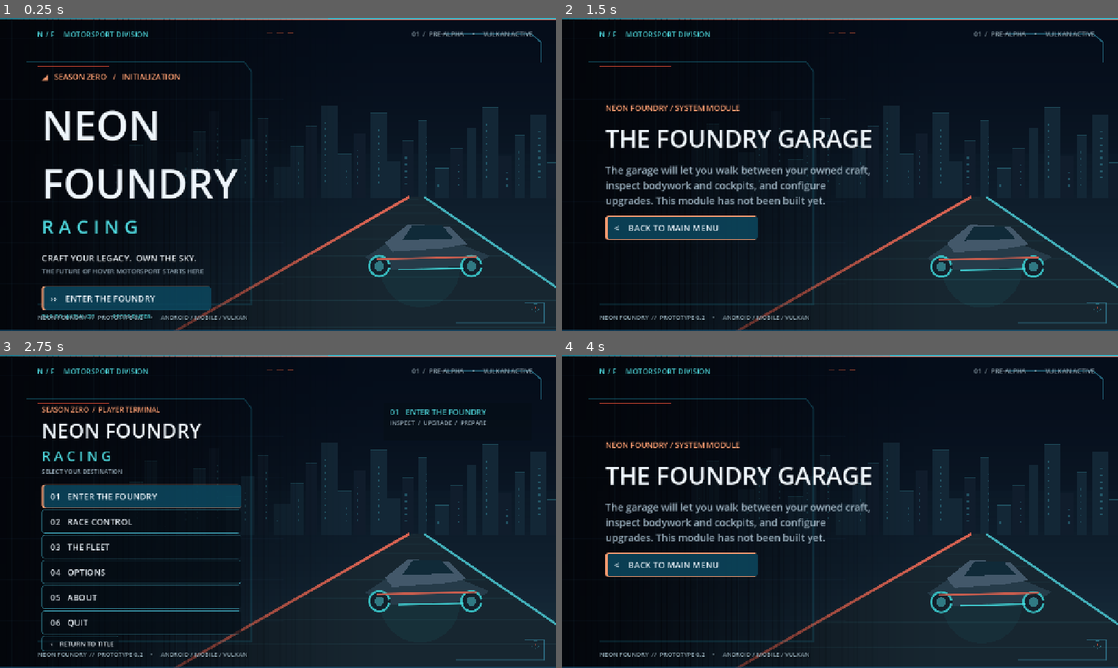
Above: before the commit, frames 1-4 (two rows, left to right).
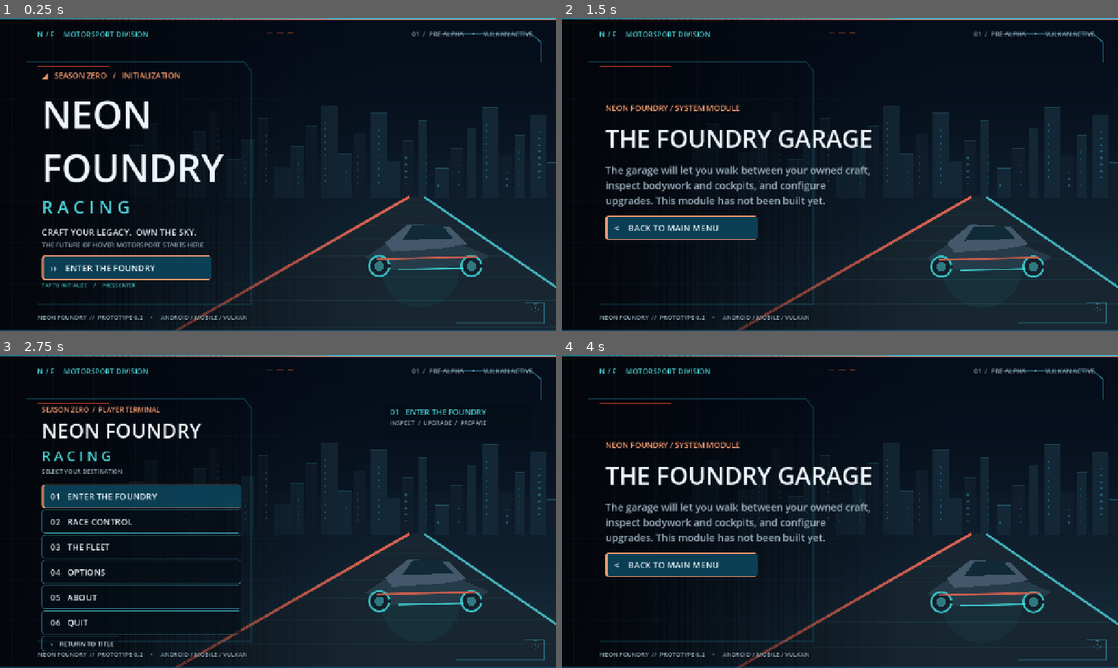
Above: after the commit, the same moments.

Repository: tpylman90-ctrl/NeonFoundry-Racing
Game: Godot game, scene res://scenes/title_menu.tscn
Same seed, same stepped clock (60 frames per second), same inputs: the game is played once before the commit and once after it.
Inputs (mouse positions are in pixels of both pictures, inside the frame that each line leads up to):
- Up to frame 1 (0.25 s): no input
- Up to frame 2 (1.5 s): click "›› ENTER THE FOUNDRY" at 0.5 s; click "01 ENTER THE FOUNDRY" at 1.25 s
- Up to frame 3 (2.75 s): click "< BACK TO MAIN MENU" at 2 s
- Up to frame 4 (4 s): click "01 ENTER THE FOUNDRY" at 2.75 s; tap Enter at 3.5, 3.6 s; move the mouse to (962, 495) at 3.52 s; tap Space at 3.77 s

The runs differ from the first frame. In frame 1, 10% of the frame differs, in the area x 7-43%, y 17-96%; in frame 2, less than 0.1%; in frame 3, less than 0.1%; in frame 4, less than 0.1%.

Commit message:
fix(menu): restore breathing room around title action and bottom telemetry footer

Diff:
--- a/game/scripts/title_menu.gd
+++ b/game/scripts/title_menu.gd
@@ -139,29 +139,29 @@
 	anywhere.pressed.connect(show_main_menu)
 	_title_page.add_child(anywhere)
 
-	var col := _column(0.075, 0.17, 0.59, 0.84, 5)
+	var col := _column(0.075, 0.165, 0.59, 0.815, 4)
 	_title_page.add_child(col)
 	col.add_child(_label("◢   SEASON ZERO   /   INITIALIZATION", 18, AMBER, true))
 	var gap := Control.new()
-	gap.custom_minimum_size.y = 22.0
+	gap.custom_minimum_size.y = 8.0
 	col.add_child(gap)
-	col.add_child(_label("NEON", 94, PALE, true))
-	col.add_child(_label("FOUNDRY", 94, PALE, true))
-	col.add_child(_label("R A C I N G", 44, CYAN, true))
+	col.add_child(_label("NEON", 87, PALE, true))
+	col.add_child(_label("FOUNDRY", 87, PALE, true))
+	col.add_child(_label("R A C I N G", 40, CYAN, true))
 	var spacer := Control.new()
-	spacer.custom_minimum_size.y = 19.0
+	spacer.custom_minimum_size.y = 8.0
 	col.add_child(spacer)
 	col.add_child(_label("CRAFT YOUR LEGACY.  OWN THE SKY.", 20, PALE, true))
 	col.add_child(_label("THE FUTURE OF HOVER MOTORSPORT STARTS HERE", 15, MUTED))
 	var spacer2 := Control.new()
-	spacer2.custom_minimum_size.y = 14
+	spacer2.custom_minimum_size.y = 7
 	col.add_child(spacer2)
 	var enter: Button = _button("››    ENTER THE FOUNDRY", true)
 	enter.custom_minimum_size.x = 390
 	enter.size_flags_horizontal = Control.SIZE_SHRINK_BEGIN
 	enter.pressed.connect(show_main_menu)
 	col.add_child(enter)
-	col.add_child(_label("TAP TO INITIALIZE     /     PRESS ENTER", 14, CYAN, true))
+	col.add_child(_label("TAP TO INITIALIZE     /     PRESS ENTER", 12, CYAN, true))
 
 func _build_menu() -> void:
 	var col := _column(0.075, 0.158, 0.434, 0.916, 4)
